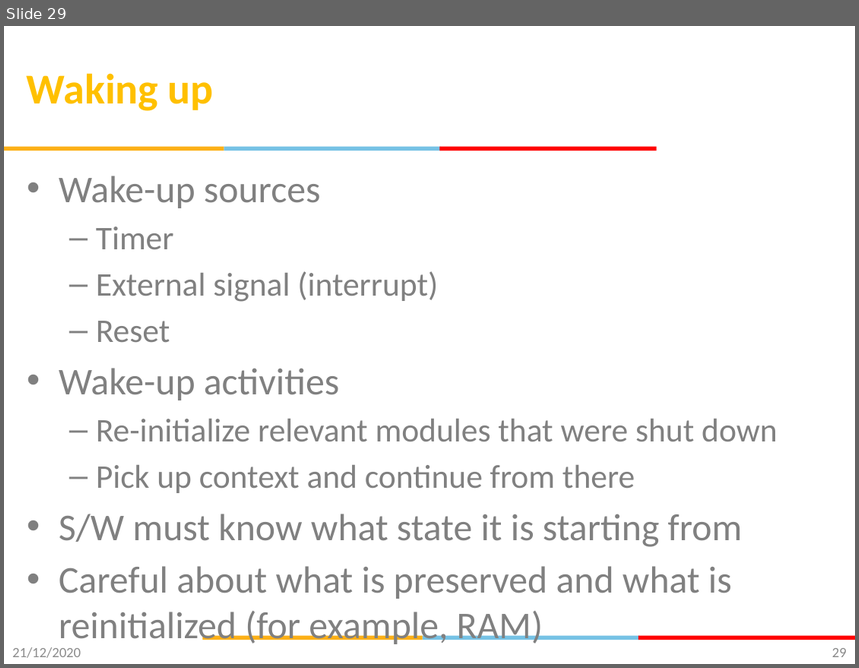
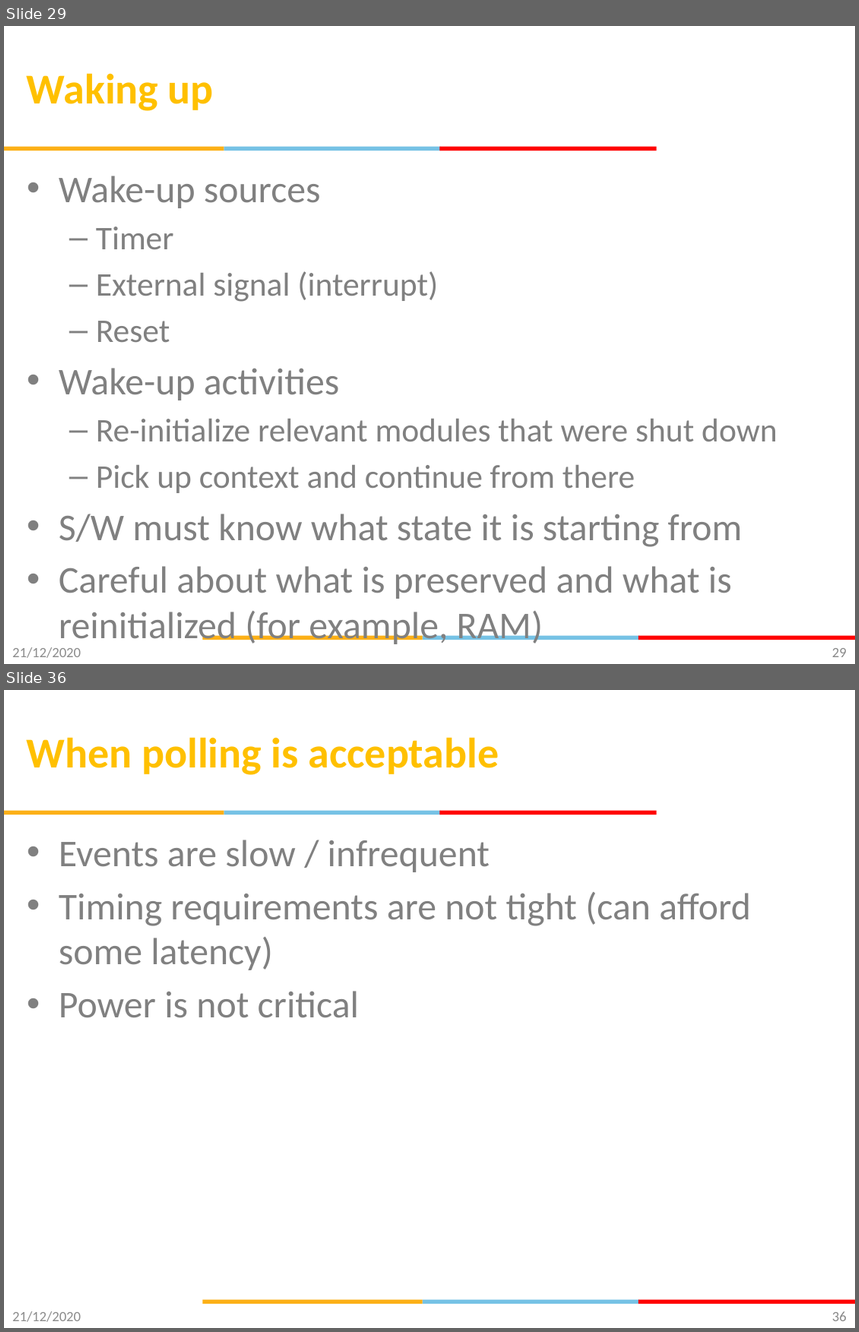
Before and after one commit to gsaurabhr-teaching/csg523-material, a slide deck: Lec-6-8-embedded-fundamentals.pptx. Shown one above the other, each under a label of ours: slide 29 before the commit, slides 29 and 36 after it; the slides between them are not shown. The pictures are 859x668 and 859x1332 pixels, drawn with LibreOffice and Linux fonts; fonts in the diff are those of the drawing; background and template pictures are left out. Boxes give left, top, right and bottom in pixels: in the first picture for what was removed or moved away, otherwise in the second. Text is boxed around its words. In the diff, an @@ line names an element or a change of style, - is before the commit and + after.

Commit message:
included MMIO, polling and interrupts

```diff
--- a/Lec-6-8-embedded-fundamentals.pptx
+++ b/Lec-6-8-embedded-fundamentals.pptx
@@ slide 36 added at (4, 690, 855, 1328), background #FFFFFF; not listed: 6 template elements that a slide beside it also shows @@
@@ title added at (27, 737, 500, 775), 36 pt, text #FFC000, bold @@
+When polling is acceptable
@@ text added at (59, 840, 751, 1018), 32 pt, text #808080 @@
+• Events are slow / infrequent
+• Timing requirements are not tight (can afford some latency)
+• Power is not critical
@@ text added at (12, 1312, 81, 1322), 12 pt, text #8C8C8C @@
+21/12/2020
@@ page number added at (832, 1312, 847, 1322), 12 pt, text #898989 @@
+36
```
Also in this commit, not shown: 8 slides changed, 11 other slides added.
